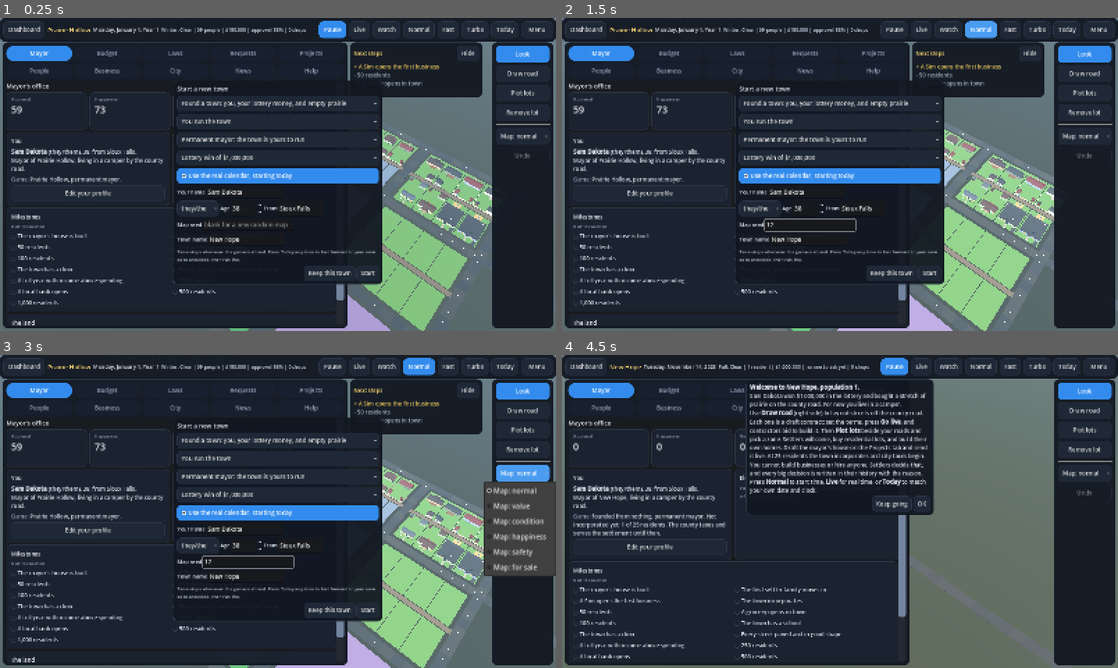
Above: before the commit, frames 1-4 (two rows, left to right).
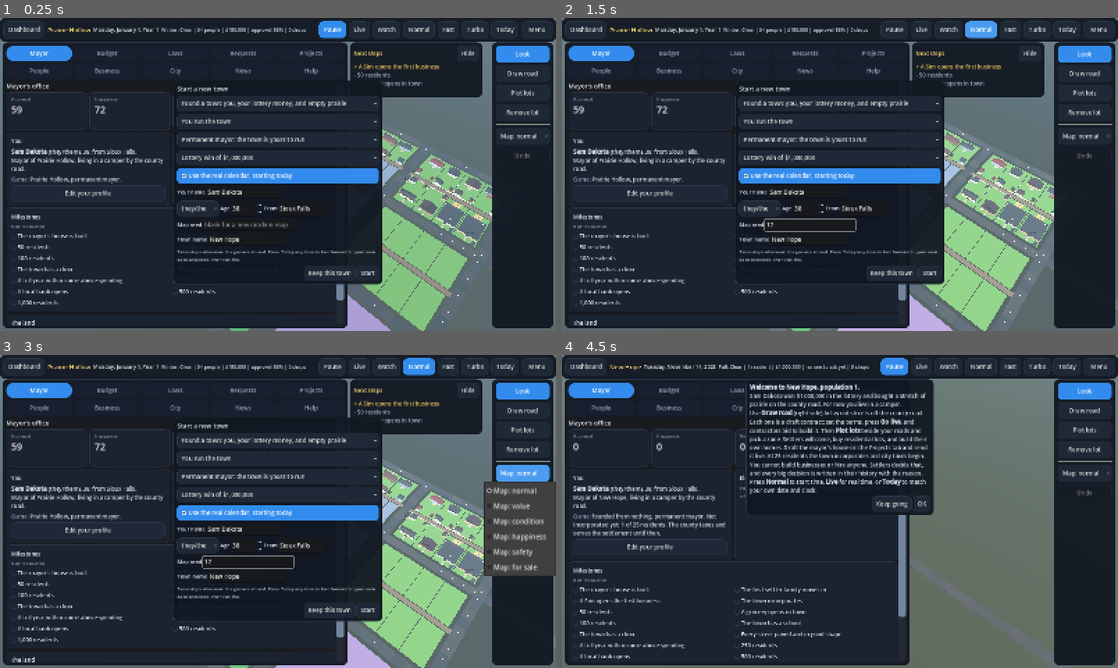
Above: after the commit, the same moments.

Repository: KeiphCodes/Tap-War
Game: Godot game, scene res://town/main.tscn
Two runs of this game, one before a commit and one after it. Both use one fixed random seed, a clock stepped at 60 frames per second and the inputs below.
Inputs (mouse positions are in pixels of both pictures, inside the frame that each line leads up to):
- Up to frame 1 (0.25 s): no input
- Up to frame 2 (1.5 s): click (812, 224) at 0.52 s; type "12" at 0.6 s; click "Normal" at 1.25 s
- Up to frame 3 (3 s): click "Normal" at 2 s; click "Map: normal" at 2.75 s
- Up to frame 4 (4.5 s): click "Map: normal" at 3.5 s; click "Start" at 4.25 s

The runs differ from the first frame. In frame 1, 0.9% of the frame differs, in the area x 18-89%, y 3-72%; in frame 2, 0.9%; in frame 3, 0.9%; in frame 4, nothing differs.

Commit message:
Existing apartment designs don't disturb the town's random draws
Co-Authored-By: Claude Opus 5.5 <noreply@anthropic.com>
Claude-Session: https://claude.ai/code/session_01SmfCcwLG5uoExxrbwbvfme

Diff:
--- a/sim/people.gd
+++ b/sim/people.gd
@@ -59,7 +59,10 @@
 			l["units"] = u
 			l["unit_rent"] = LTMoney.dollars(w.rng.randf_range(720.0, 940.0))
 			# built years ago by an outside company, for the town of its day
+			# (designed without touching the town's random draws, so the people are the same)
+			var rs: int = w.rng.state
 			LTApartments.apply(w, l, LTApartments.design(w, l, {"traits": {"kindness": 50, "greed": 55, "discipline": 50, "ambition": 40, "sociability": 45}, "name": "Plains Property Group", "units": apt_units}))
+			w.rng.state = rs
 			l["condition"] = w.rng.randf_range(45.0, 88.0)
 			l["built_day"] = -w.rng.randi_range(10, 50) * 365
 			l["owner_kind"] = "outside"
Not shown, changed: reports/acceptance_summary.txt
Not shown, changed: reports/realism_summary.txt
Not shown, changed: reports/scenario_summary.txt
Not shown, changed: reports/stress_summary.txt
